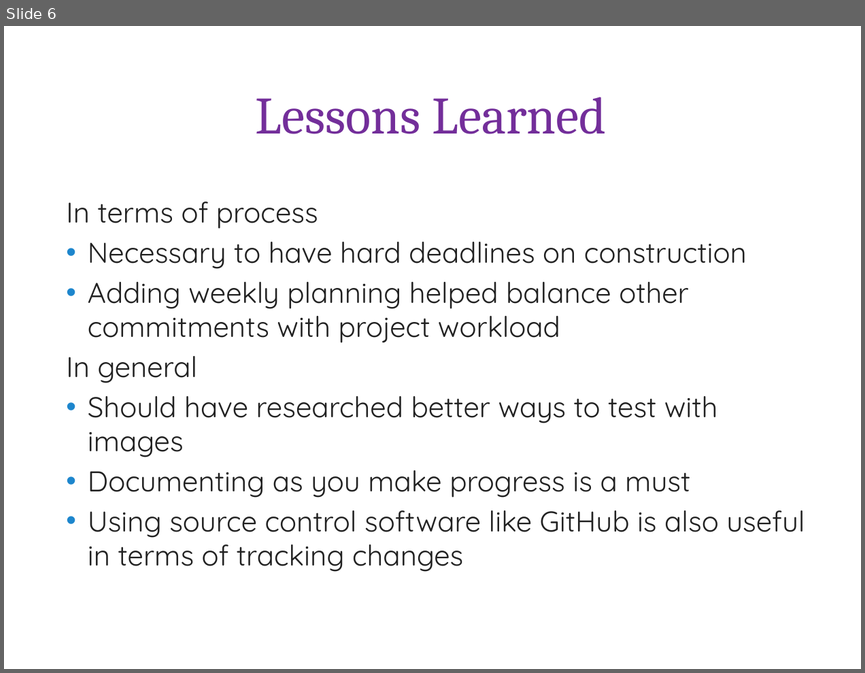
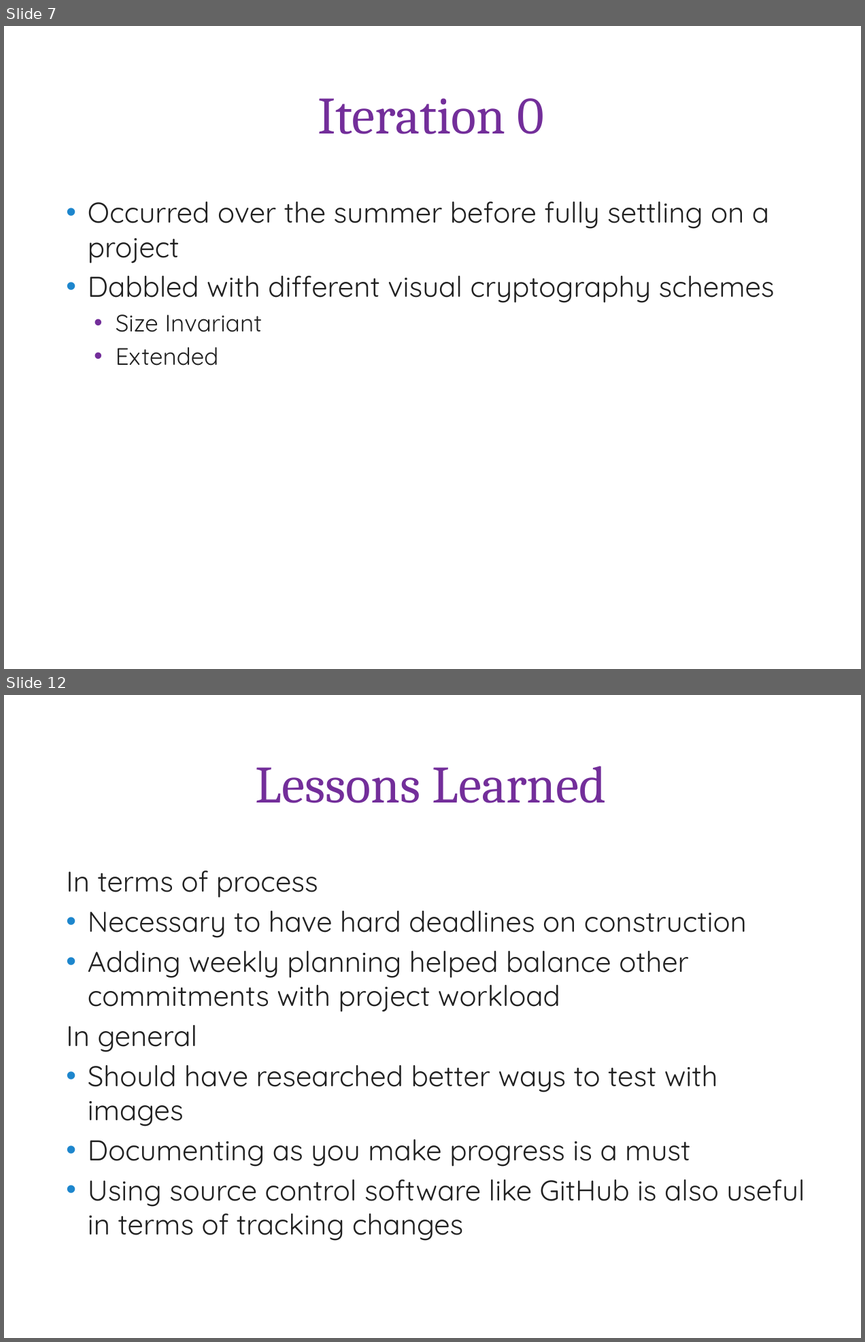
Before and after one commit to amh0029/Masters_Proj, a slide deck: Documentation/MastersDefense.pptx. Shown one above the other, each under a label of ours: slide 6 before the commit, slides 7 and 12 after it; the slides between them are not shown. The pictures are 865x673 and 865x1342 pixels, drawn with LibreOffice and Linux fonts; fonts in the diff are those of the drawing; background and template pictures are left out. Boxes give left, top, right and bottom in pixels: in the first picture for what was removed or moved away, otherwise in the second. Text is boxed around its words. In the diff, an @@ line names an element or a change of style, - is before the commit and + after.

```diff
--- a/Documentation/MastersDefense.pptx
+++ b/Documentation/MastersDefense.pptx
@@ slide 7 added at (x1=4, y1=26, x2=861, y2=669), background picture (left out); not listed: 3 template elements that a slide beside it also shows @@
@@ title added at (x1=317, y1=98, x2=544, y2=134), 44 pt, text #732E9A @@
+Iteration 0
@@ text added at (x1=88, y1=201, x2=774, y2=365), 24 pt, text #212121 @@
+• Occurred over the summer before fully settling on a project
+• Dabbled with different visual cryptography schemes
+  • Size Invariant
+  • Extended
@@ what was slide 6 is now slide 12 @@
```
Also in this commit, not shown: 6 other slides added.
